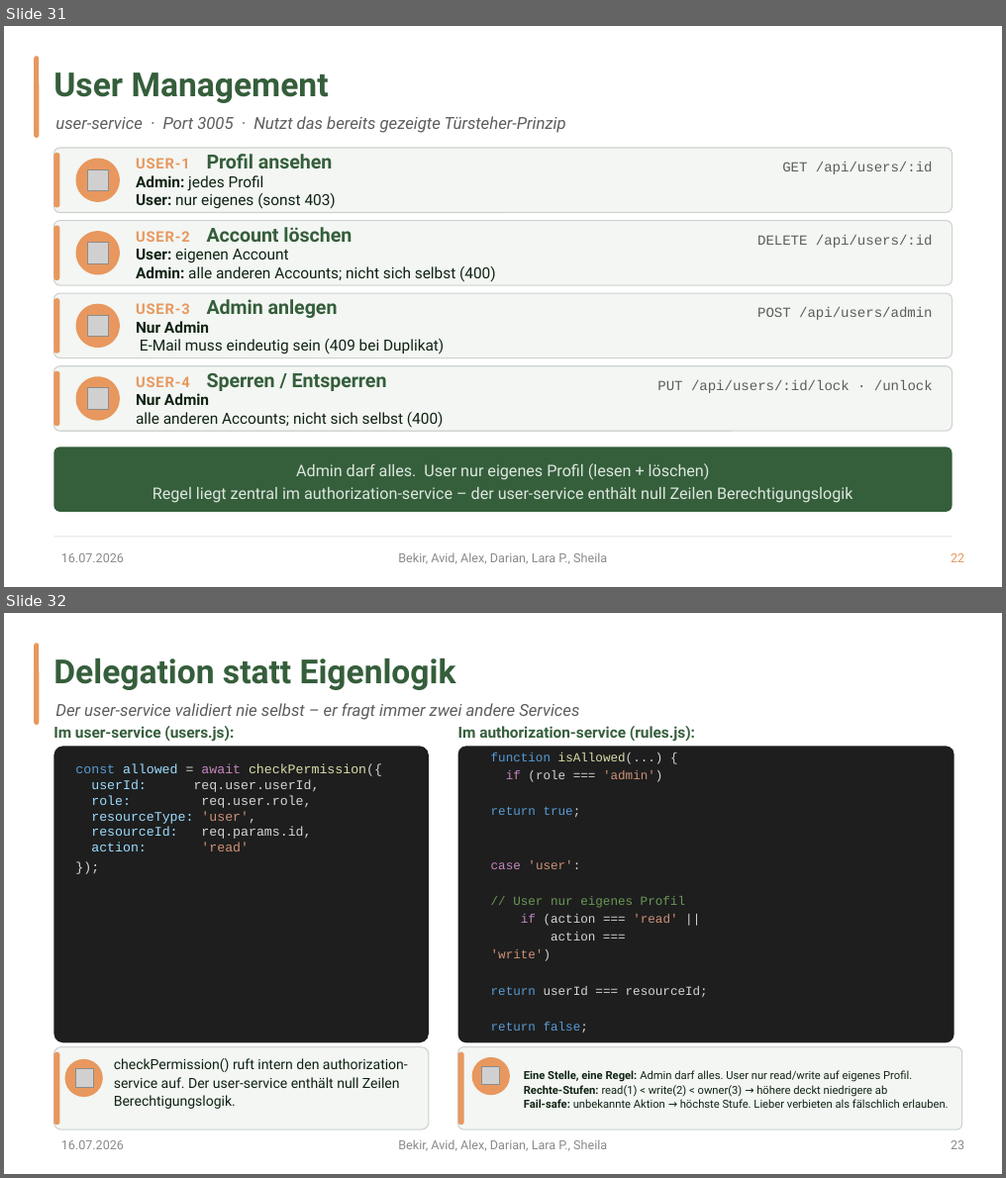
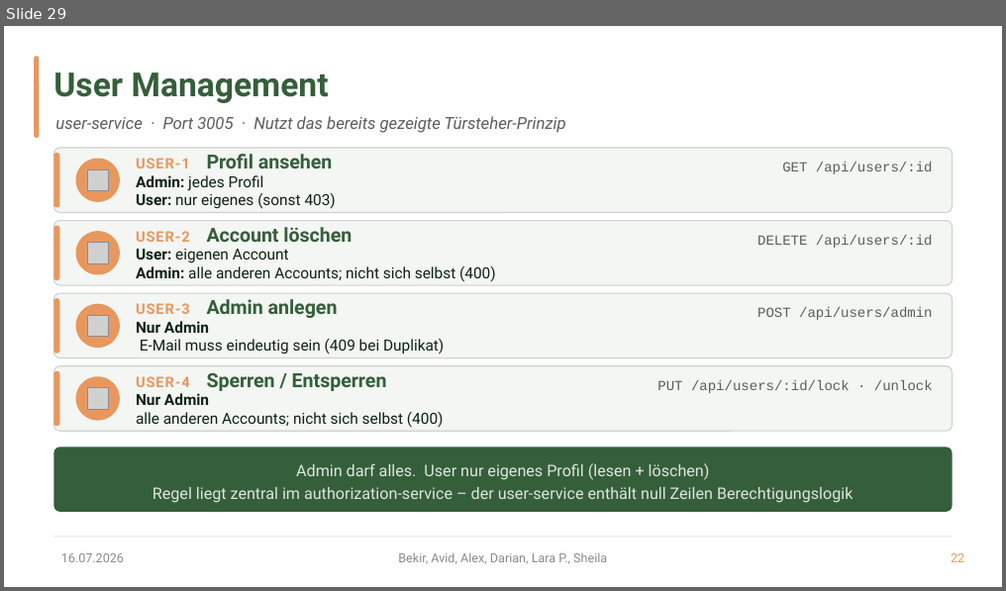
Before and after one commit to bekirtahagd/rezeptshop, a slide deck: docs/Web-Engineering.pptx. Shown one above the other, each under a label of ours: slides 31 and 32 before the commit, slide 29 after it. The pictures are 1006x1178 and 1006x591 pixels, drawn with LibreOffice and Linux fonts; fonts in the diff are those of the drawing; grey boxes stand for pictures. Boxes give left, top, right and bottom in pixels: in the first picture for what was removed or moved away, otherwise in the second. Text is boxed around its words. In the diff, an @@ line names an element or a change of style, - is before the commit and + after.

```diff
--- a/docs/Web-Engineering.pptx
+++ b/docs/Web-Engineering.pptx
@@ slide 32 removed at [4, 613, 1002, 1174], background #FFFFFF @@
@@ rounded rectangle removed at [34, 643, 40, 725] @@
@@ text removed at [54, 658, 456, 690] @@
-Delegation statt Eigenlogik
@@ text removed at [54, 726, 234, 742] @@
-Im user-service (users.js):
@@ text removed at [55, 703, 579, 720] @@
-Der user-service validiert nie selbst – er fragt immer zwei andere Services
@@ text removed at [458, 726, 695, 742] @@
-Im authorization-service (rules.js):
@@ rounded rectangle removed at [54, 747, 430, 1044] @@
@@ rounded rectangle removed at [458, 747, 954, 1044] @@
@@ text removed at [491, 753, 708, 1033] @@
-function isAllowed(...) {
-if (role === 'admin')
-return true;
-case 'user':
-// User nur eigenes Profil
-if (action === 'read' ||
-action ===
-'write')
-return userId === resourceId;
-return false;
@@ text removed at [75, 763, 382, 852] @@
-const allowed = await checkPermission({
-userId: req.user.userId,
-role: req.user.role,
-resourceType: 'user',
-resourceId: req.params.id,
-action: 'read'
-});
@@ rounded rectangle removed at [54, 1048, 430, 1130] @@
@@ rounded rectangle removed at [54, 1053, 60, 1125] @@
@@ rounded rectangle removed at [458, 1048, 962, 1130] @@
@@ rounded rectangle removed at [458, 1053, 464, 1125] @@
@@ ellipse removed at [472, 1058, 510, 1096] @@
@@ ellipse removed at [64, 1059, 103, 1097] @@
@@ picture removed at [76, 1069, 94, 1087] @@
@@ text removed at [114, 1059, 408, 1109] @@
-checkPermission() ruft intern den authorization-service auf. Der user-service enthält null Zeilen Berechtigungslogik.
@@ picture removed at [481, 1067, 500, 1085] @@
@@ text removed at [524, 1070, 948, 1108] @@
-Eine Stelle, eine Regel: Admin darf alles. User nur read/write auf eigenes Profil.
-Rechte-Stufen: read(1) < write(2) < owner(3) → höhere deckt niedrigere ab
-Fail-safe: unbekannte Aktion → höchste Stufe. Lieber verbieten als fälschlich erlauben.
@@ text removed at [61, 1141, 124, 1150] @@
-16.07.2026
@@ text removed at [398, 1140, 607, 1152] @@
-Bekir, Avid, Alex, Darian, Lara P., Sheila
@@ text removed at [950, 1141, 964, 1150] @@
-23
@@ what was slide 31 is now slide 29 @@
```
Also in this commit, not shown: 43 slides changed, 4 other slides removed, 5 other files.
